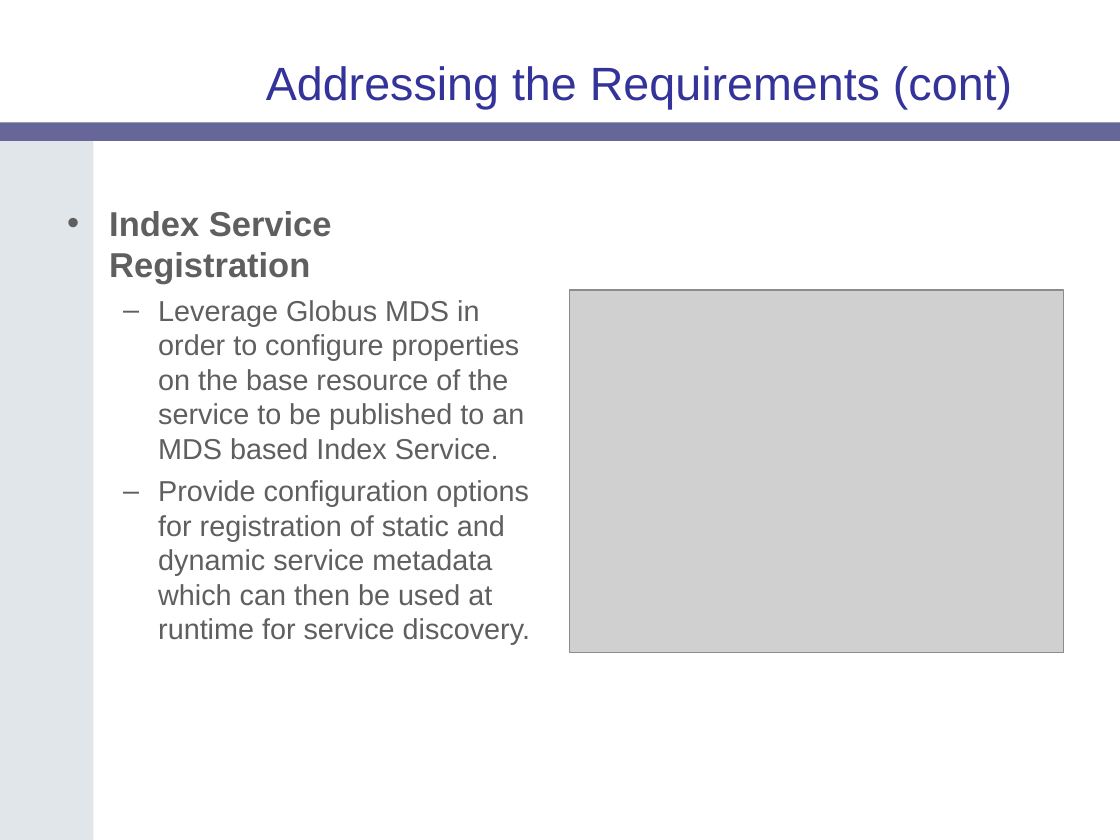
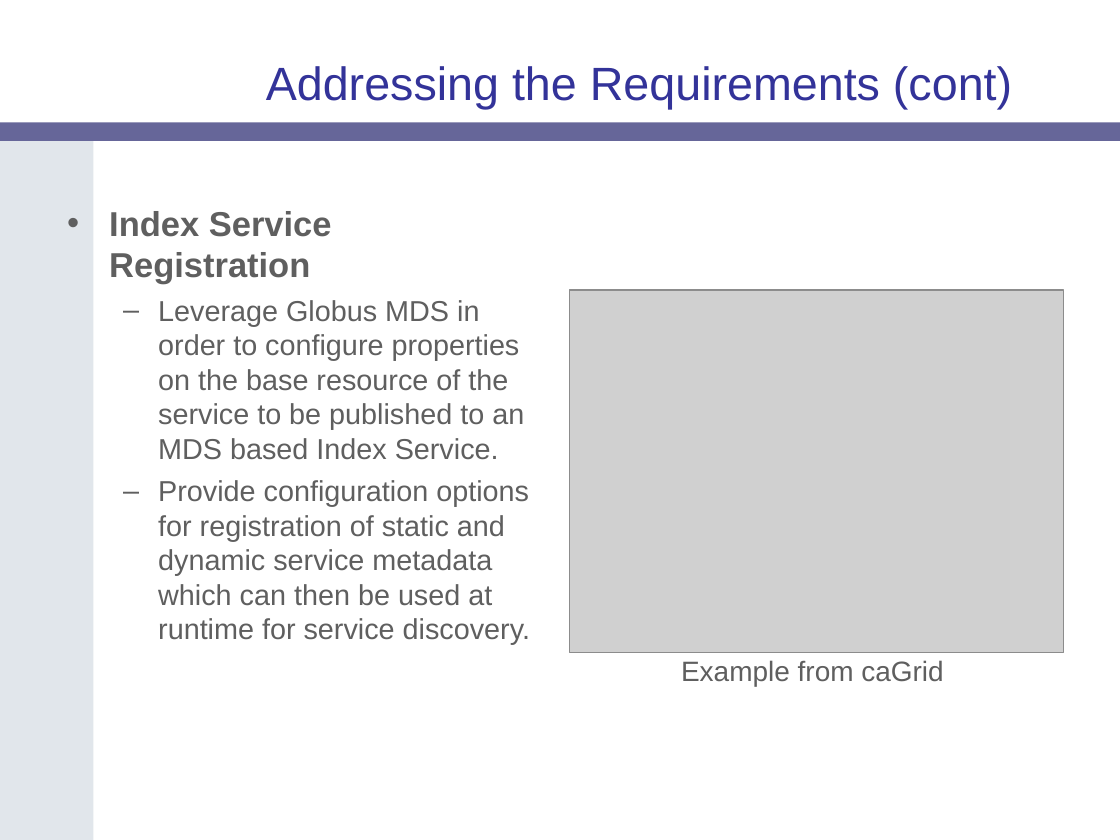
Before and after one commit to NCIP/cagrid-docs, a slide deck: slide 7 of presentations/introduce/Introduce-OGF19.ppt (slide 14 before the commit). Drawn at 1120x840 pixels with LibreOffice and Linux fonts; fonts in the diff are those of the drawing; grey boxes stand for pictures; background and template pictures are left out. Boxes give left, top, right and bottom in pixels: in the first picture for what was removed or moved away, otherwise in the second. Text is boxed around its words. In the diff, an @@ line names an element or a change of style, - is before the commit and + after.

```diff
--- a/presentations/introduce/Introduce-OGF19.ppt
+++ b/presentations/introduce/Introduce-OGF19.ppt
@@ text added at (681, 660, 943, 686), 18 pt, text #5F5F5F @@
+Example from caGrid
```
Also in this commit, not shown: 4 other slides changed, 3 slides added, 1 slide removed.
